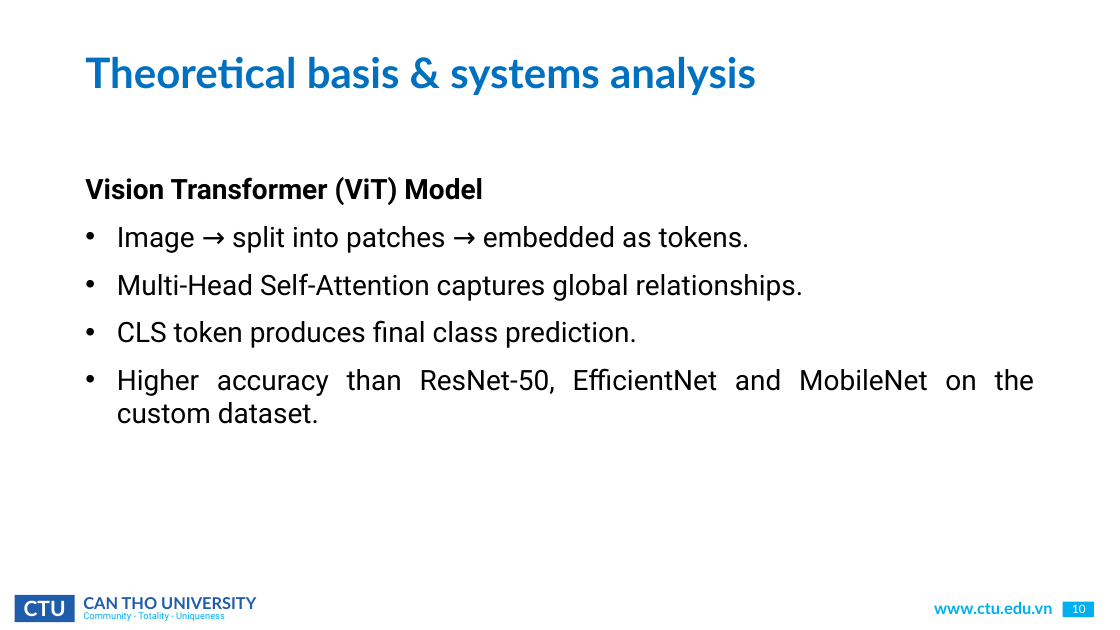
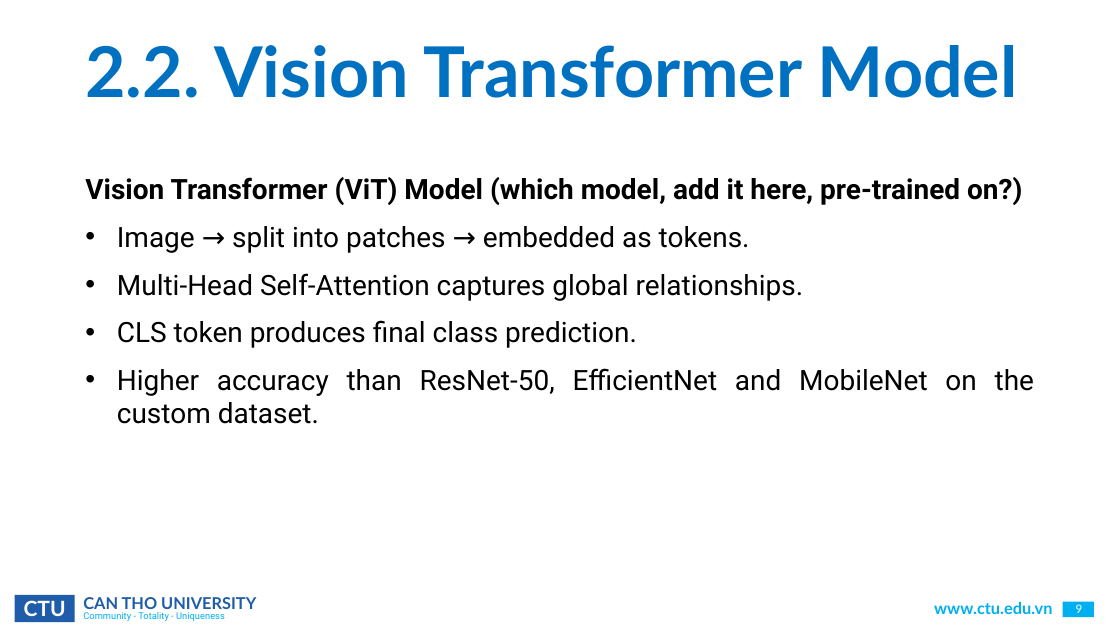
Before and after one commit to CommonHouseCat/fungiscan-mushroom-identifier, a slide deck: slide 9 of Báo cáo/ThesisReport.pptx (slide 10 before the commit). Drawn at 1120x630 pixels with LibreOffice and Linux fonts; fonts in the diff are those of the drawing; background and template pictures are left out. Boxes give left, top, right and bottom in pixels: in the first picture for what was removed or moved away, otherwise in the second. Text is boxed around its words. In the diff, an @@ line names an element or a change of style, - is before the commit and + after.

```diff
--- a/Báo cáo/ThesisReport.pptx
+++ b/Báo cáo/ThesisReport.pptx
@@ title at bbox=[85, 45, 1018, 98]: text changed; size 36 to 60 pt @@
-Theoretical basis & systems analysis
+2.2. Vision Transformer Model
@@ text at bbox=[85, 177, 1022, 205]: text changed @@
-Vision Transformer (ViT) Model
+Vision Transformer (ViT) Model (which model, add it here, pre-trained on?)
@@ page number at bbox=[1076, 604, 1083, 613]: text changed @@
-10
+9
```
Also in this commit, not shown: 19 other slides changed, 1 slide added.
